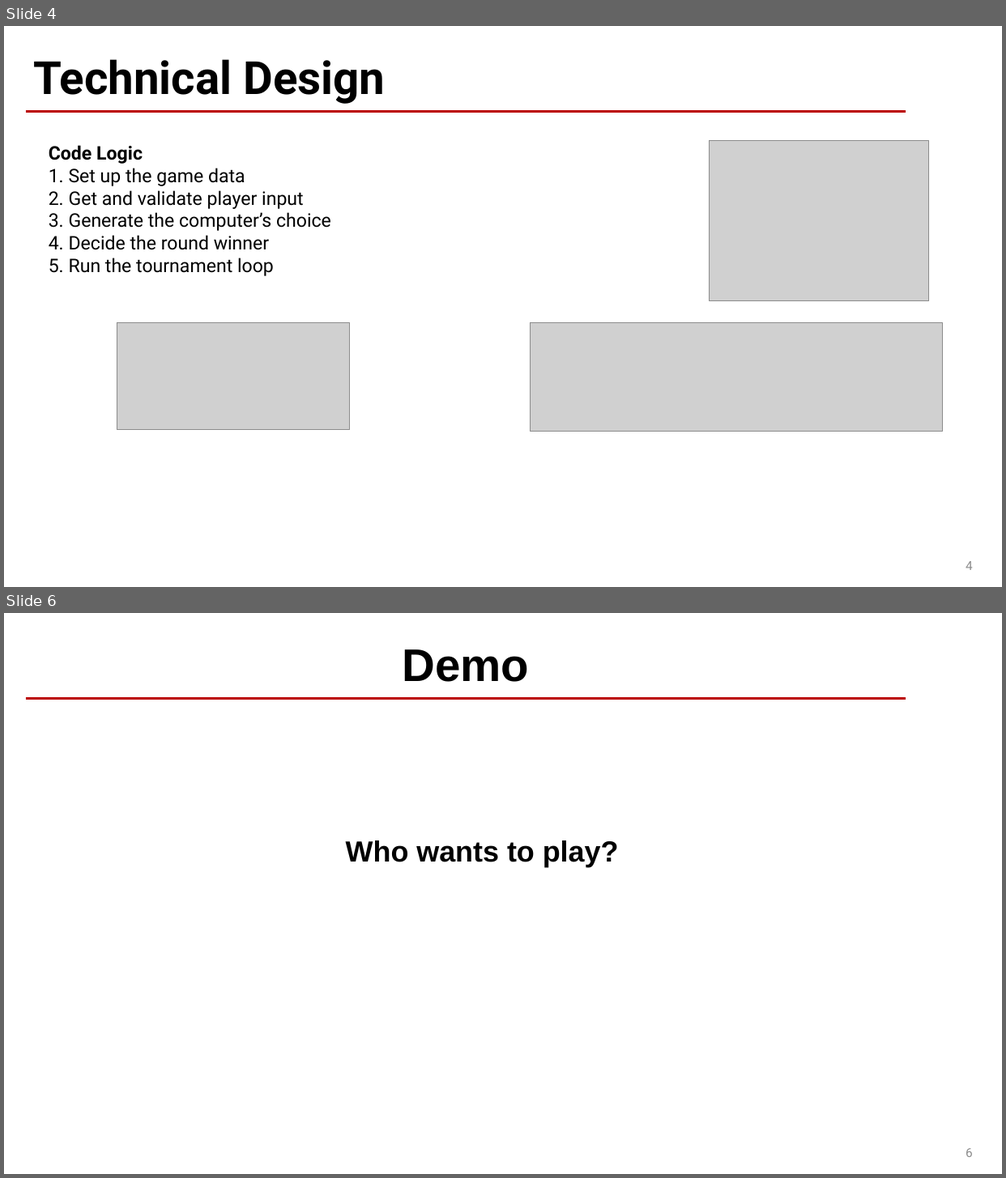
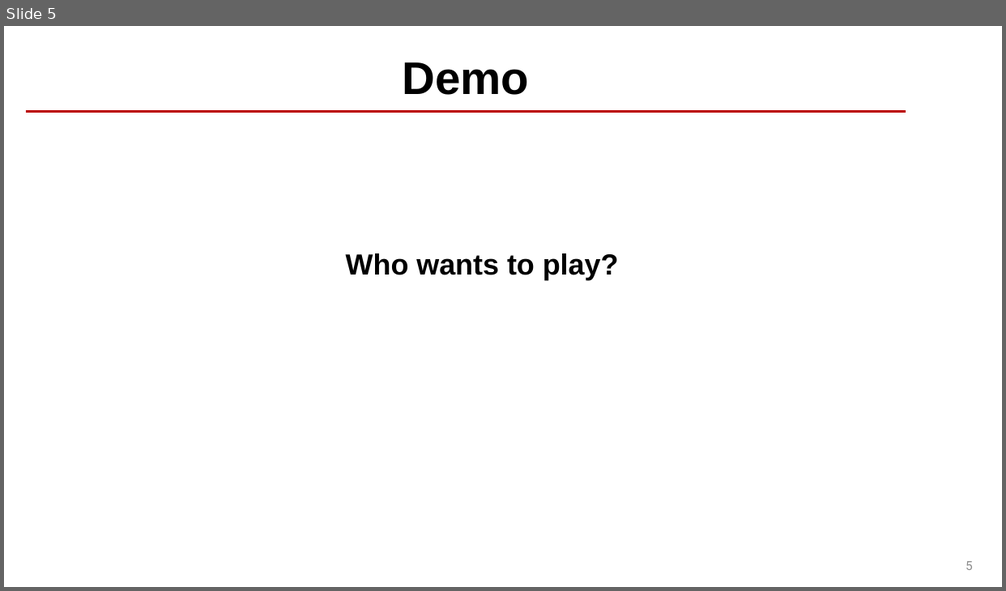
Before and after one commit to Orgo4ever/Rock-Paper-Scissors-Game, a slide deck: Rock-Paper-Scissors-Game-Presentation.pptx. Shown one above the other, each under a label of ours: slides 4 and 6 before the commit, slide 5 after it; the slides between them are not shown. The pictures are 1006x1178 and 1006x591 pixels, drawn with LibreOffice and Linux fonts; fonts in the diff are those of the drawing; grey boxes stand for pictures; background and template pictures are left out. Boxes give left, top, right and bottom in pixels: in the first picture for what was removed or moved away, otherwise in the second. Text is boxed around its words. In the diff, an @@ line names an element or a change of style, - is before the commit and + after.

Commit message:
Update Rock-Paper-Scissors-Game-Presentation.pptx
Updated presentation

```diff
--- a/Rock-Paper-Scissors-Game-Presentation.pptx
+++ b/Rock-Paper-Scissors-Game-Presentation.pptx
@@ slide 4 removed at [4, 26, 1002, 587], background #FFFFFF; not listed: 1 template element that a slide beside it also shows @@
@@ title removed at [33, 59, 385, 104] @@
-Technical Design
@@ text removed at [49, 145, 331, 276] @@
-Code Logic
-1. Set up the game data
-2. Get and validate player input
-3. Generate the computer’s choice
-4. Decide the round winner
-5. Run the tournament loop
@@ picture removed at [710, 140, 929, 301] @@
@@ picture removed at [117, 323, 349, 430] @@
@@ picture removed at [530, 323, 943, 432] @@
@@ page number removed at [965, 561, 973, 570] @@
-4
@@ what was slide 6 is now slide 5 @@
```
Also in this commit, not shown: 2 slides changed, 3 slides added, 2 other slides removed.
